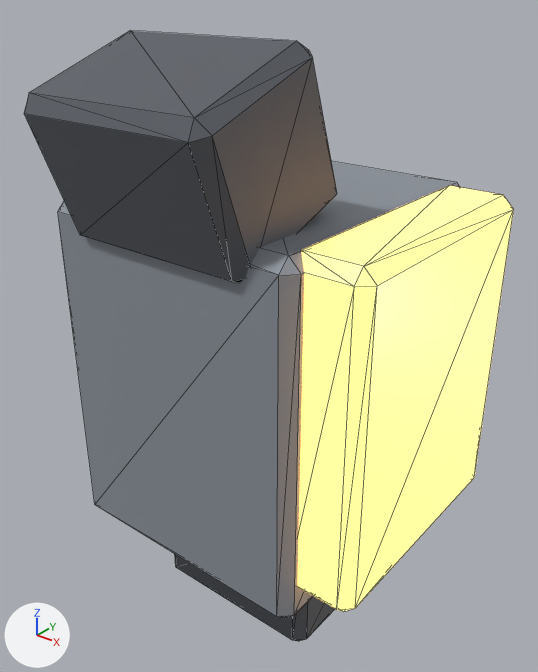
The glTF model scenes/mecha/parts/arm_right/tankhead_arm_right_lower.glb, before and after one commit.
One viewpoint serves both versions: a camera (50 mm lens) standing at (0.563, -0.682, 0.187) and looking at (0.019, -0.002, -0.235). Every picture has the same lights, and +X, +Y and +Z are marked at lower left. The picture after the commit comes second. Mesh edges are drawn as thin lines.

Script lines for the objects in view, before the commit:
```python
mat_tankhead_armor = principled_material('Tankhead_Armor')
mat_tankhead_armor.base_color = (0.28, 0.31, 0.35)  # grey #9097a0
mat_tankhead_armor.metallic = 0.15
mat_tankhead_armor.roughness = 0.65
me_cube_004 = bpy.data.meshes.new('Cube.004')
me_cube_004.from_pydata(...)  # 96 vertices, 176 faces; spans x -0.18..0.25, y -0.23..0.21, z -0.67..0.13
# faces by material slot: [88, 44, 44]
me_cube_004.materials.append(mat_tankhead_dark)  # dark grey #61656c
me_cube_004.materials.append(mat_tankhead_armor)  # grey #9097a0
me_cube_004.materials.append(mat_tankhead_sensor)  # orange #f9b861, glowing orange #ffbc63
ob_tankhead_arm_right_lower = bpy.data.objects.new('tankhead_arm_right_lower', me_cube_004)
ob_tankhead_arm_right_lower.location = (0.0, 0.0, 0.0)
```
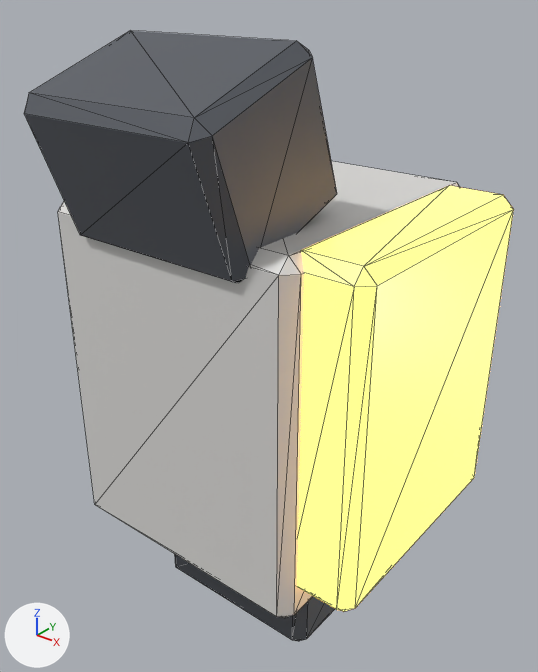
Where the change shows, as pixel boxes [x1, y1, x2, y2] in the pictures (538 x 672 px):
'tankhead_arm_right_lower', recoloured
    both: [58, 140, 512, 639]

Diff of the bpy script that builds the scene:
```diff
--- a/scenes/mecha/parts/arm_right/tankhead_arm_right_lower.glb.py
+++ b/scenes/mecha/parts/arm_right/tankhead_arm_right_lower.glb.py
@@ mat_tankhead_armor @@
 mat_tankhead_armor = principled_material('Tankhead_Armor')
-mat_tankhead_armor.base_color = (0.28, 0.31, 0.35)  # grey #9097a0
+mat_tankhead_armor.base_color = (0.76, 0.75, 0.73)  # light grey #e2e1de
 mat_tankhead_armor.metallic = 0.15
```
